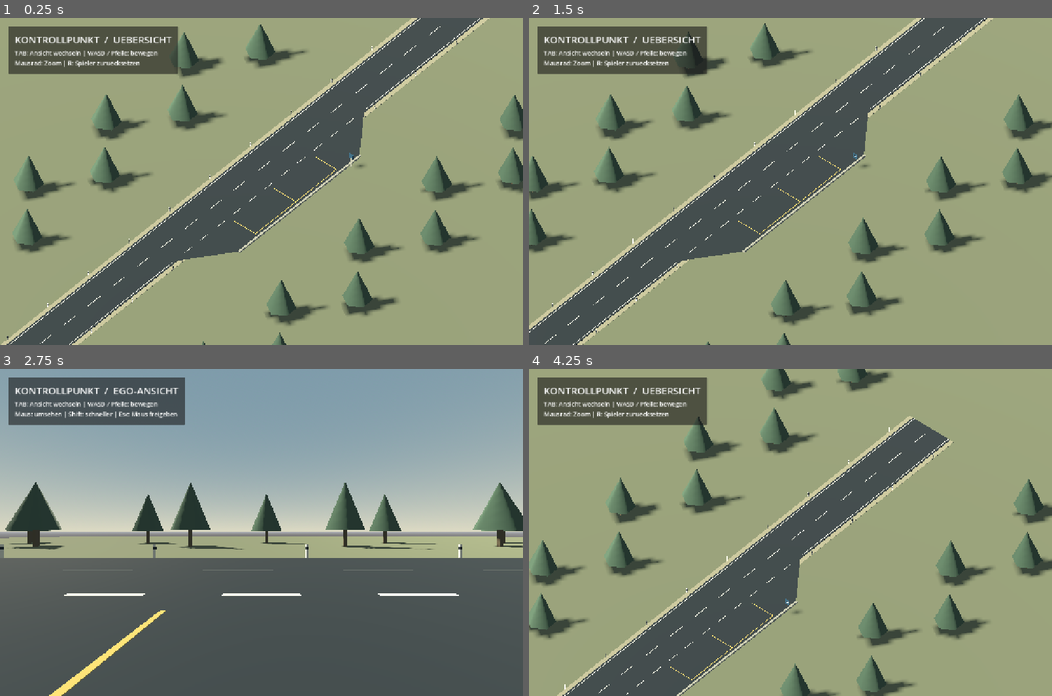
Above: before the commit, frames 1-4 (two rows, left to right).
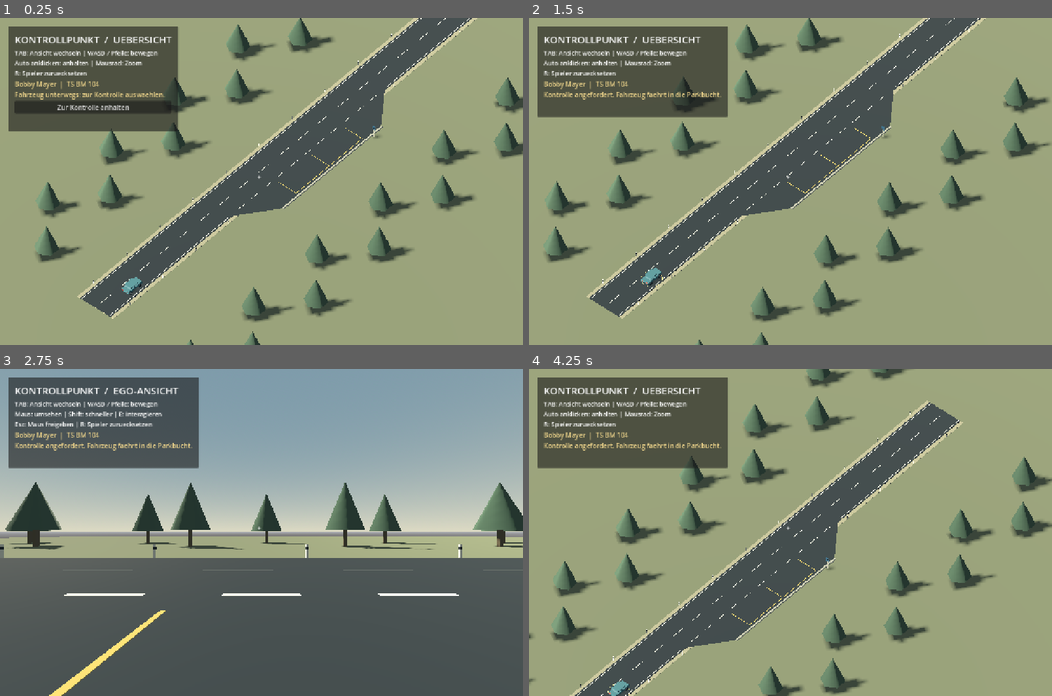
Above: after the commit, the same moments.

Repository: Hauskamel/traffic-society
Game: Godot game, scene res://main.tscn
Two runs of this game, one before a commit and one after it. Both use one fixed random seed, a clock stepped at 60 frames per second and the inputs below.
Inputs (mouse positions are in pixels of both pictures, inside the frame that each line leads up to):
- Up to frame 1 (0.25 s): no input
- Up to frame 2 (1.5 s): click (623, 106) at 0.5 s, where only the run after the commit has a clickable "Zur Kontrolle anhalten"; tap Enter at 1.25 s; move the mouse to (905, 165) at 1.27 s; hold D from 1.28 s (still down); tap E at 1.35 s; click (905, 165) at 1.42 s
- Up to frame 3 (2.75 s): tap N at 1.55, 2.1 s; move the mouse to (156, 548) at 2.02 s; release D at 2.03 s; hold S from 2.03 s (still down); click (156, 548) at 2.17 s; tap Tab at 2.3 s
- Up to frame 4 (4.25 s): move the mouse to (800, 525) at 2.77 s; release S at 2.78 s; hold W from 2.78 s (still down); tap Tab at 2.85 s; click (800, 525) at 2.92 s; tap E at 3.05, 3.6 s; move the mouse to (764, 597) at 3.52 s; click (764, 597) at 3.67 s; tap N at 3.8 s

The runs differ from the first frame. In frame 1, 27% of the frame differs, in the area x 0-100%, y 0-100%; in frame 2, 27%; in frame 3, 5.4%; in frame 4, 27%.

Commit message:
Fundamentals: erstes Fahrzeug anhalten, kontrollieren und freigeben

Diff:
--- a/main.gd
+++ b/main.gd
@@ -7,6 +7,12 @@
 var pitch := 0.0
 var title: Label
 var instructions: Label
+const TrafficCar = preload("res://scripts/traffic_car.gd")
+var car: TrafficCar
+var encounter_status: Label
+var interact_hint: Label
+var stop_button: Button
+var new_drive_button: Button
 
 func mat(hex: String) -> StandardMaterial3D:
 	var m := StandardMaterial3D.new()
@@ -129,6 +135,7 @@
 		add_child(tree)
 
 	player = CharacterBody3D.new()
+	player.collision_mask = 3
 	player.position = Vector3(7.5, 0.2, 8)
 	var hit := CollisionShape3D.new()
 	var capsule := CapsuleShape3D.new()
@@ -146,10 +153,13 @@
 
 	overview = Camera3D.new()
 	overview.projection = Camera3D.PROJECTION_ORTHOGONAL
-	overview.size = 53
-	overview.position = Vector3(35, 48, 38)
+	overview.size = 65
+	overview.position = Vector3(35, 52, 50)
 	add_child(overview)
-	overview.look_at(Vector3(2, 0, 0))
+	overview.look_at(Vector3(2, 0, 12))
+
+	car = TrafficCar.new()
+	add_child(car)
 
 	var layer := CanvasLayer.new()
 	add_child(layer)
@@ -168,7 +178,29 @@
 	instructions = Label.new()
 	instructions.add_theme_font_size_override("font_size", 15)
 	stack.add_child(instructions)
+	encounter_status = Label.new()
+	encounter_status.add_theme_color_override("font_color", Color("efd58b"))
+	stack.add_child(encounter_status)
+	stop_button = Button.new()
+	stop_button.text = "Zur Kontrolle anhalten"
+	stop_button.focus_mode = Control.FOCUS_NONE
+	stop_button.pressed.connect(order_stop)
+	stack.add_child(stop_button)
+	new_drive_button = Button.new()
+	new_drive_button.text = "Neue Testfahrt [N]"
+	new_drive_button.focus_mode = Control.FOCUS_NONE
+	new_drive_button.pressed.connect(new_test_drive)
+	stack.add_child(new_drive_button)
+	interact_hint = Label.new()
+	stack.add_child(interact_hint)
+	var crosshair := Label.new()
+	crosshair.text = "+"
+	crosshair.set_anchors_and_offsets_preset(Control.PRESET_CENTER)
+	crosshair.position -= Vector2(5, 12)
+	crosshair.mouse_filter = Control.MOUSE_FILTER_IGNORE
+	layer.add_child(crosshair)
 	update_camera()
+	refresh_encounter_ui()
 
 func update_camera() -> void:
 	overview.current = aerial
@@ -176,13 +208,17 @@
 	Input.mouse_mode = Input.MOUSE_MODE_VISIBLE if aerial else Input.MOUSE_MODE_CAPTURED
 	title.text = "KONTROLLPUNKT  /  " + ("UEBERSICHT" if aerial else "EGO-ANSICHT")
 	instructions.text = "TAB: Ansicht wechseln | WASD / Pfeile: bewegen\n"
-	instructions.text += "Mausrad: Zoom | R: Spieler zuruecksetzen" if aerial else "Maus: umsehen | Shift: schneller | Esc: Maus freigeben"
+	instructions.text += "Auto anklicken: anhalten | Mausrad: Zoom\nR: Spieler zuruecksetzen" if aerial else "Maus: umsehen | Shift: schneller | E: interagieren\nEsc: Maus freigeben | R: Spieler zuruecksetzen"
 
 func _unhandled_input(event: InputEvent) -> void:
 	if event is InputEventKey and event.pressed and not event.echo:
 		if event.keycode == KEY_TAB:
 			aerial = not aerial
 			update_camera()
+		elif event.keycode == KEY_E and can_release():
+			car.release()
+		elif event.keycode == KEY_N:
+			new_test_drive()
 		elif event.keycode == KEY_ESCAPE:
 			Input.mouse_mode = Input.MOUSE_MODE_VISIBLE
 		elif event.keycode == KEY_R:
@@ -193,6 +229,13 @@
 			eyes.rotation.x = 0
 	if event is InputEventMouseButton and event.pressed:
 		if aerial:
+			if event.button_index == MOUSE_BUTTON_LEFT:
+				var origin := overview.project_ray_origin(event.position)
+				var end := origin + overview.project_ray_normal(event.position) * 250.0
+				var query := PhysicsRayQueryParameters3D.create(origin, end, 2)
+				var result := get_world_3d().direct_space_state.intersect_ray(query)
+				if result.get("collider") == car:
+					order_stop()
 			if event.button_index == MOUSE_BUTTON_WHEEL_UP:
 				overview.size = maxf(20, overview.size - 3)
 			elif event.button_index == MOUSE_BUTTON_WHEEL_DOWN:
@@ -232,3 +275,40 @@
 	player.move_and_slide()
 	player.position.x = clampf(player.position.x, -80, 80)
 	player.position.z = clampf(player.position.z, -80, 80)
+	refresh_encounter_ui()
+
+func order_stop() -> void:
+	if aerial:
+		car.request_stop()
+
+func new_test_drive() -> void:
+	if car.state == TrafficCar.State.FINISHED:
+		car.new_test_drive()
+
+func can_release() -> bool:
+	if aerial or car.state != TrafficCar.State.PARKED:
+		return false
+	if Input.mouse_mode != Input.MOUSE_MODE_CAPTURED:
+		return false
+	var target := car.window_point.global_position
+	var difference := target - eyes.global_position
+	var facing := -eyes.global_basis.z
+	return difference.length() < 2.2 and facing.dot(difference.normalized()) > 0.72 and car.to_local(player.global_position).x < -0.9
+
+func refresh_encounter_ui() -> void:
+	stop_button.visible = aerial and car.state == TrafficCar.State.DRIVING
+	stop_button.disabled = not car.can_stop()
+	new_drive_button.visible = car.state == TrafficCar.State.FINISHED
+	var heading := "Bobby Mayer  |  TS BM 104\n"
+	match car.state:
+		TrafficCar.State.DRIVING:
+			encounter_status.text = heading + ("Fahrzeug unterwegs: zur Kontrolle auswaehlen." if car.can_stop() else "Einfahrt passiert. Nach der Abfahrt neue Testfahrt starten.")
+		TrafficCar.State.PULLING_OVER:
+			encounter_status.text = heading + "Kontrolle angefordert. Fahrzeug faehrt in die Parkbucht."
+		TrafficCar.State.PARKED:
+			encounter_status.text = heading + ("Fahrzeug steht. Mit TAB vor Ort gehen und zum linken Fahrerfenster laufen." if aerial else "Fahrzeug steht. Zum linken Fahrerfenster gehen und hineinschauen.")
+		TrafficCar.State.LEAVING:
+			encounter_status.text = heading + "Kontrolle beendet. Fahrzeug faehrt zurueck auf die Strasse."
+		TrafficCar.State.FINISHED:
+			encounter_status.text = "Testfahrt beendet. Neue Testfahrt mit N starten."
+	interact_hint.text = "[E] Bobby Mayer weiterfahren lassen" if can_release() else ""
--- /dev/null
+++ b/scripts/traffic_car.gd
@@ -0,0 +1,189 @@
+extends AnimatableBody3D
+## Authored encounter: +Z to -Z on the right-hand lane, then through the bay.
+signal state_changed
+
+enum State { DRIVING, PULLING_OVER, PARKED, LEAVING, FINISHED }
+const DRIVER_NAME := "Bobby Mayer"
+const PLATE := "TS BM 104"
+const ROAD_SPEED := 3.0
+const BAY_SPEED := 2.5
+var state: State = State.DRIVING
+var speed := ROAD_SPEED
+var route: Curve3D
+var distance := 0.0
+var wheels: Array[Node3D] = []
+var brake_material: StandardMaterial3D
+var marker: MeshInstance3D
+var window_point: Marker3D
+var front_wheels: Array[Node3D] = []
+
+func material(color: String) -> StandardMaterial3D:
+	var m := StandardMaterial3D.new()
+	m.albedo_color = Color(color)
+	m.roughness = 0.8
+	return m
+
+func piece(at: Vector3, size: Vector3, m: Material, parent: Node3D = self) -> MeshInstance3D:
+	var mesh := MeshInstance3D.new()
+	var cube := BoxMesh.new()
+	cube.size = size
+	mesh.mesh = cube
+	mesh.material_override = m
+	parent.add_child(mesh)
+	mesh.position = at
+	return mesh
+
+func _ready() -> void:
+	name = "BobbyCar"
+	sync_to_physics = false
+	collision_layer = 2
+	collision_mask = 0
+	var hit := CollisionShape3D.new()
+	var bounds := BoxShape3D.new()
+	bounds.size = Vector3(1.85, 1.5, 4.25)
+	hit.shape = bounds
+	hit.position.y = 0.96
+	add_child(hit)
+	var paint := material("477e89")
+	var trim := material("24323b")
+	var glass := material("a5c2cc")
+	glass.transparency = BaseMaterial3D.TRANSPARENCY_ALPHA_DEPTH_PRE_PASS
+	glass.albedo_color.a = 0.28
+	piece(Vector3(0, 0.75, 0), Vector3(1.8, 0.58, 4.2), paint)
+	piece(Vector3(0, 1.22, 0.15), Vector3(1.6, 0.68, 2.15), glass)
+	piece(Vector3(0, 1.6, 0.15), Vector3(1.7, 0.12, 2.25), paint)
+	piece(Vector3(0, 1.22, 0.15), Vector3(1.65, 0.72, 0.10), paint)
+	piece(Vector3(0, 0.52, -2.12), Vector3(1.82, 0.14, 0.14), trim)
+	piece(Vector3(0, 0.52, 2.12), Vector3(1.82, 0.14, 0.14), trim)
+	piece(Vector3(-0.96, 1.12, -0.4), Vector3(0.2, 0.18, 0.3), paint)
+	piece(Vector3(0.96, 1.12, -0.4), Vector3(0.2, 0.18, 0.3), paint)
+	brake_material = material("862c2b")
+	for x in [-0.61, 0.61]:
+		piece(Vector3(x, 0.82, -2.11), Vector3(0.42, 0.2, 0.04), material("fff0c7"))
+		piece(Vector3(x, 0.82, 2.11), Vector3(0.42, 0.2, 0.04), brake_material)
+	for x in [-0.92, 0.92]:
+		for z in [-1.35, 1.35]:
+			var steer := Node3D.new()
+			add_child(steer)
+			steer.position = Vector3(x, 0.35, z)
+			if z < 0:
+				front_wheels.append(steer)
+			var spin := Node3D.new()
+			steer.add_child(spin)
+			wheels.append(spin)
+			var tire := MeshInstance3D.new()
+			var cylinder := CylinderMesh.new()
+			cylinder.top_radius = 0.35
+			cylinder.bottom_radius = 0.35
+			cylinder.height = 0.22
+			cylinder.radial_segments = 12
+			tire.mesh = cylinder
+			tire.material_override = trim
+			tire.rotation.z = PI / 2
+			spin.add_child(tire)
+			piece(Vector3(0, 0, 0), Vector3(0.235, 0.17, 0.17), material("a8b2ae"), spin)
+	# Fixed seated placeholder driver, ready for a later exit interaction.
+	piece(Vector3(-0.43, 1.13, -0.1), Vector3(0.42, 0.49, 0.34), material("b79b69"))
+	piece(Vector3(-0.43, 1.37, -0.15), Vector3(0.28, 0.28, 0.28), material("d7b49a"))
+	var plate := Label3D.new()
+	plate.text = PLATE
+	plate.font_size = 32
+	plate.pixel_size = 0.008
+	plate.position = Vector3(0, 0.59, -2.2)
+	plate.rotation.y = PI
+	add_child(plate)
+	marker = MeshInstance3D.new()
+	var ring := TorusMesh.new()
+	ring.inner_radius = 2.1
+	ring.outer_radius = 2.17
+	marker.mesh = ring
+	marker.material_override = material("efd58b")
+	marker.position.y = 0.06
+	marker.visible = false
+	add_child(marker)
+	window_point = Marker3D.new()
+	window_point.name = "DriverWindow"
+	window_point.position = Vector3(-1.2, 1.3, -0.35)
+	add_child(window_point)
+	new_test_drive()
+
+func set_route(points: Array[Vector3]) -> void:
+	route = Curve3D.new()
+	route.bake_interval = 0.08
+	for i in range(points.size()):
+		var tangent := Vector3.ZERO
+		if i > 0 and i < points.size() - 1:
+			tangent = (points[i + 1] - points[i - 1]) * 0.12
+		route.add_point(points[i], -tangent, tangent)
+	distance = 0.0
+
+func new_test_drive() -> void:
+	visible = true
+	position = Vector3(2, 0.08, 52)
+	rotation = Vector3.ZERO
+	speed = ROAD_SPEED
+	state = State.DRIVING
+	marker.visible = false
+	for wheel in front_wheels:
+		wheel.rotation.y = 0
+	set_route([position, Vector3(2, 0.08, -64)])
+	state_changed.emit()
+
+func can_stop() -> bool:
+	return state == State.DRIVING and position.z > 28.0
+
+func request_stop() -> bool:
+	if not can_stop():
+		return false
+	state = State.PULLING_OVER
+	marker.visible = true
+	set_route([position, Vector3(2, 0.08, 28), Vector3(4, 0.08, 22),
+		Vector3(6.8, 0.08, 17), Vector3(7.1, 0.08, 12), Vector3(7.1, 0.08, 5)])
+	state_changed.emit()
+	return true
+
+func release() -> bool:
+	if state != State.PARKED:
+		return false
+	state = State.LEAVING
+	set_route([position, Vector3(7.1, 0.08, -12), Vector3(6.8, 0.08, -17),
+		Vector3(4, 0.08, -22), Vector3(2, 0.08, -28), Vector3(2, 0.08, -64)])
+	state_changed.emit()
+	return true
+
+func _physics_process(delta: float) -> void:
+	if state == State.PARKED or state == State.FINISHED:
+		return
+	var remaining := route.get_baked_length() - distance
+	var target := ROAD_SPEED
+	if state == State.PULLING_OVER:
+		target = minf(BAY_SPEED, sqrt(maxf(0.0, 2.0 * 1.6 * remaining)))
+	elif state == State.LEAVING and position.z > -26:
+		target = BAY_SPEED
+	speed = move_toward(speed, target, 1.6 * delta)
+	var travel := minf(speed * delta, remaining)
+	distance += travel
+	var next := route.sample_baked(distance, true)
+	var ahead := route.sample_baked(minf(distance + 0.3, route.get_baked_length()), true)
+	var direction := ahead - next
+	var old_yaw := rotation.y
+	position = next
+	if direction.length_squared() > 0.00001:
+		rotation.y = atan2(-direction.x, -direction.z)
+	for wheel in wheels:
+		wheel.rotation.x -= travel / 0.35
+	for wheel in front_wheels:
+		wheel.rotation.y = clampf(angle_difference(old_yaw, rotation.y) * 15.0, -0.35, 0.35)
+	brake_material.albedo_color = Color("ff5646") if state == State.PULLING_OVER else Color("862c2b")
+	if remaining <= 0.025:
+		position = route.sample_baked(route.get_baked_length())
+		speed = 0
+		if state == State.PULLING_OVER:
+			state = State.PARKED
+			rotation.y = 0
+			for wheel in front_wheels:
+				wheel.rotation.y = 0
+		else:
+			state = State.FINISHED
+			visible = false
+		state_changed.emit()
--- /dev/null
+++ b/tests/fundamentals_interaction_test.gd
@@ -0,0 +1,69 @@
+extends SceneTree
+## Run with a display: godot --path . --script res://tests/fundamentals_interaction_test.gd
+var failed := false
+
+func check(ok: bool, text: String) -> void:
+	if not ok:
+		failed = true
+		push_error(text)
+
+func _initialize() -> void:
+	call_deferred("run")
+
+func screenshot(name: String) -> void:
+	await process_frame
+	await RenderingServer.frame_post_draw
+	root.get_texture().get_image().save_png("user://" + name + ".png")
+
+func run() -> void:
+	var scene = load("res://main.tscn").instantiate()
+	root.add_child(scene)
+	await physics_frame
+	scene.set_physics_process(false)
+	scene.car.set_physics_process(false)
+	await screenshot("fundamentals-overview")
+	var click := InputEventMouseButton.new()
+	click.position = scene.overview.unproject_position(scene.car.global_position + Vector3(0, 1, 0))
+	click.button_index = MOUSE_BUTTON_LEFT
+	click.pressed = true
+	print("Vehicle screen location: ", click.position)
+	check(root.get_visible_rect().has_point(click.position), "Starting car must be visible")
+	scene._unhandled_input(click)
+	check(scene.car.state == scene.TrafficCar.State.PULLING_OVER, "Click must select car via physics ray")
+	# Avoid a hanging test if picking fails.
+	if scene.car.state == scene.TrafficCar.State.DRIVING:
+		scene.order_stop()
+	for i in range(4000):
+		scene.car._physics_process(1.0 / 60.0)
+		if scene.car.state == scene.TrafficCar.State.PARKED:
+			break
+	await physics_frame
+	scene.refresh_encounter_ui()
+	await screenshot("fundamentals-parked")
+	var tab := InputEventKey.new()
+	tab.keycode = KEY_TAB
+	tab.pressed = true
+	scene._unhandled_input(tab)
+	check(scene.eyes.current, "Tab must enter first-person view")
+	scene.player.position = Vector3(4.8, 0.1, 5.0)
+	scene.player.rotation.y = -PI / 2
+	scene.eyes.look_at(scene.car.window_point.global_position)
+	scene.refresh_encounter_ui()
+	check(scene.can_release(), "Looking at nearby driver window must enable release")
+	await screenshot("fundamentals-driver-window")
+	# Facing away and the passenger side must not enable interaction.
+	scene.player.rotation.y += PI
+	check(not scene.can_release(), "Looking away must prevent release")
+	scene.player.position = Vector3(9, 0.1, 5)
+	scene.eyes.look_at(scene.car.window_point.global_position)
+	check(not scene.can_release(), "Passenger side must prevent release")
+	scene.player.position = Vector3(4.8, 0.1, 5)
+	scene.eyes.look_at(scene.car.window_point.global_position)
+	var interact := InputEventKey.new()
+	interact.keycode = KEY_E
+	interact.pressed = true
+	scene._unhandled_input(interact)
+	check(scene.car.state == scene.TrafficCar.State.LEAVING, "E must release the car")
+	if not failed:
+		print("PASS: vehicle picking, visible spawn, camera switch, window distance/side/look, E release")
+	quit(1 if failed else 0)
--- /dev/null
+++ b/tests/fundamentals_test.gd
@@ -0,0 +1,68 @@
+extends SceneTree
+## Run: godot --headless --path . --script res://tests/fundamentals_test.gd
+var errors: Array[String] = []
+
+func check(condition: bool, message: String) -> void:
+	if not condition:
+		errors.append(message)
+		push_error(message)
+
+func _initialize() -> void:
+	call_deferred("run")
+
+func advance_car(car: Node, until: int, frames := 6000) -> void:
+	for i in range(frames):
+		car._physics_process(1.0 / 60.0)
+		if car.state == until:
+			return
+	check(false, "Car did not reach requested state before timeout")
+
+func run() -> void:
+	var scene = load("res://main.tscn").instantiate()
+	root.add_child(scene)
+	await physics_frame
+	var car = scene.car
+	scene.set_physics_process(false)
+	car.set_physics_process(false)
+	check(car.can_stop(), "Car must be selectable at the start")
+	check(not car.release(), "A driving car cannot be released")
+	check(car.request_stop(), "Control request must succeed")
+	check(not car.request_stop(), "Duplicate stop request must be rejected")
+	check(not scene.can_release(), "Car cannot be released while entering the bay")
+	advance_car(car, car.State.PARKED)
+	check(car.position.distance_to(Vector3(7.1, 0.08, 5)) < 0.05, "Car must park in the designated space")
+	check(car.speed == 0, "Parked car must be stationary")
+	check(absf(car.rotation.y) < 0.01, "Parked car must face the exit")
+	check(not scene.can_release(), "Overview must not allow releasing at a distance")
+	await physics_frame
+	# The officer must collide with the parked body.
+	scene.player.position = Vector3(4, 0.1, 5)
+	var hit = scene.player.move_and_collide(Vector3(4, 0, 0))
+	check(hit != null and hit.get_collider() == car, "Parked car must block the officer")
+	# Validate range and side; headless cannot capture a mouse, so look checks
+	# are covered in the graphical test instead.
+	scene.aerial = false
+	scene.player.position = Vector3(20, 0.1, 20)
+	check(not scene.can_release(), "Release must fail when too far away")
+	check(car.release(), "Parked car must accept release")
+	check(not car.release(), "Duplicate release must be rejected")
+	advance_car(car, car.State.FINISHED)
+	check(car.position.z < -60 and not car.visible, "Departed car must leave and disappear")
+	scene.new_test_drive()
+	check(car.visible and car.can_stop(), "New test drive must restore visible selectable car")
+	check(car.wheels.size() == 4, "Car must have four animated wheels")
+	# Missed encounter: no reversing into the bay after the entry.
+	for i in range(600):
+		car._physics_process(1.0 / 60.0)
+	check(not car.request_stop(), "Stop request after the entry must be rejected")
+	advance_car(car, car.State.FINISHED)
+	scene.new_test_drive()
+	check(car.request_stop(), "Second encounter must be repeatable")
+	advance_car(car, car.State.PARKED)
+	check(car.release(), "Second encounter release must work")
+	advance_car(car, car.State.FINISHED)
+	scene.queue_free()
+	await process_frame
+	if errors.is_empty():
+		print("PASS: pull-over, parking, collision, departure, missed entry, repeat encounters")
+	quit(0 if errors.is_empty() else 1)
Not shown, added: scripts/traffic_car.gd.uid
Not shown, changed: docs/ENTWICKLUNG.md
